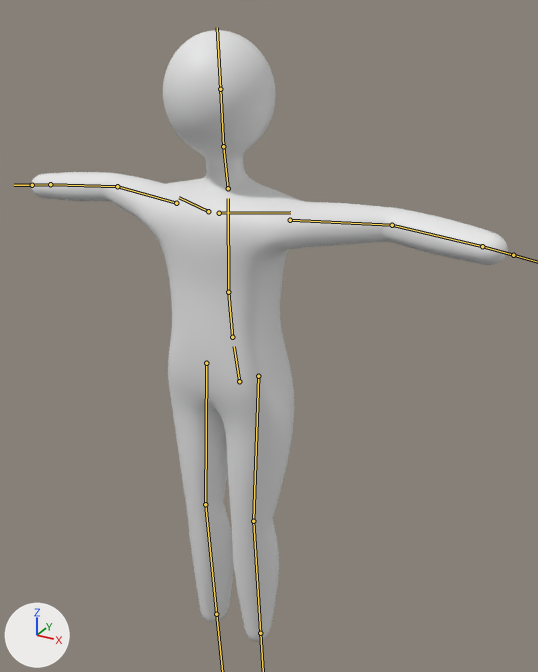
Before and after pictures for a commit that changed the FBX model Assets/Objects/char.fbx.
The view is the same before and after, from a 50 mm camera at (3.6, -5.77, 6.77) aimed at (0.29, 0.25, 3.76). The lights are fixed; the arrows at lower left show +X, +Y and +Z. The bones that bend it are drawn over the model as lines. Materials are left out; every surface is plain grey.
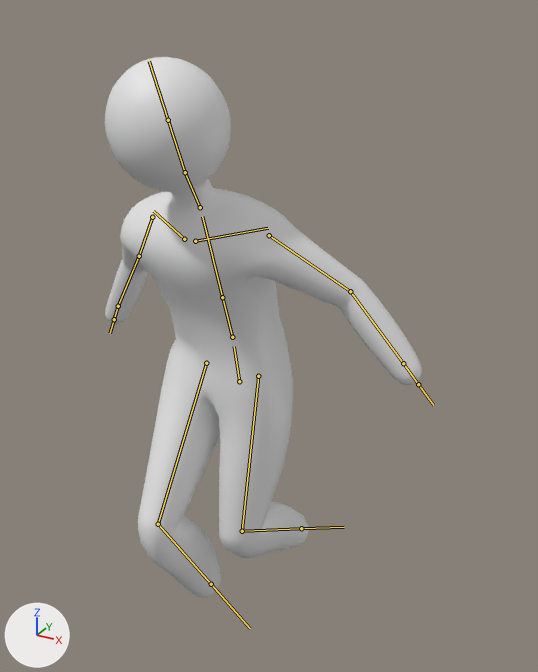
The newer file adds an action. The first version stands in its rest pose; the second is drawn at frame 6 of the action 'metarig|Jump'.

Location of each change, (x1, y1, x2, y2) in pixels of the pictures (538 x 672 px):
'Cube', posed (33% narrower, 12% shorter)
    before: (31, 30, 508, 642)
    after: (105, 57, 422, 598)
bone 'spine', root to tip
    before: (232, 337) to (228, 292)
    after: (232, 337) to (222, 297)
bone 'chest', root to tip
    before: (228, 292) to (228, 198)
    after: (222, 297) to (202, 216)
bone 'upper_arm.L', root to tip
    before: (290, 220) to (392, 225)
    after: (269, 235) to (350, 291)
bone 'upper_arm.R', root to tip
    before: (176, 203) to (117, 186)
    after: (152, 217) to (139, 256)
bone 'thigh.L', root to tip
    before: (258, 376) to (253, 521)
    after: (258, 376) to (242, 531)
bone 'shin.L', root to tip
    before: (253, 521) to (260, 633)
    after: (242, 531) to (301, 528)
bone 'thigh.R', root to tip
    before: (206, 363) to (205, 504)
    after: (206, 363) to (158, 524)
bone 'shin.R', root to tip
    before: (205, 504) to (216, 614)
    after: (158, 524) to (211, 584)

What the commit changed:
Bone 'spine' (bone_spine) turns from (0, 0, 0) to (12, 0, 0) degrees about its own x, y and z.
Bone 'chest' (bone_chest) turns from (0, 0, 0) to (9, 0, 0) degrees about its own x, y and z.
Bone 'upper_arm.L' (bone_upper_arm_l) turns from (0, 0, 0) to (1, 11, -48) degrees about its own x, y and z.
Bone 'upper_arm.R' (bone_upper_arm_r) turns from (0, 0, 0) to (0, -13, 53) degrees about its own x, y and z.
Bone 'thigh.L' (bone_thigh_l) turns from (0, 0, 0) to (-8, 0, 0) degrees about its own x, y and z.
Bone 'shin.L' (bone_shin_l) turns from (0, 0, 0) to (60, 0, 0) degrees about its own x, y and z.
Bone 'thigh.R' (bone_thigh_r) turns from (0, 0, 0) to (-31, 0, 0) degrees about its own x, y and z.
Bone 'shin.R' (bone_shin_r) turns from (0, 0, 0) to (57, 0, 0) degrees about its own x, y and z.
